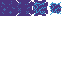
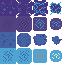
Before/after of a 64×64 layered artwork. What changed in the layer stack:
added group "Row2" with 1 layers above "Row3" over box(0, 16, 62, 32)
moved "4" (2nd of 4, in "Row2") into group "Row2", painted on it over box(0, 16, 62, 32)
showed group "Row3" (1 layers), moved it above "Row4" over box(0, 32, 62, 48)
renamed "1" to "4", painted on it over box(0, 32, 62, 48)
renamed "Row2" to "Row4", showed the group it (1 layers) over box(0, 16, 62, 64)
moved "4" (4th of 4, in "Row4") into group "Row4", painted on it over box(0, 48, 62, 64)
